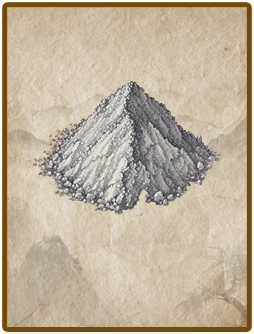
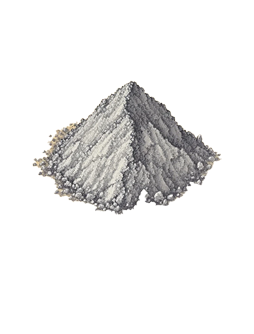
Revision of a layered (254, 334) image; what changed, layer by layer:
hid "图层 2" over bbox(7, 7, 247, 327)
